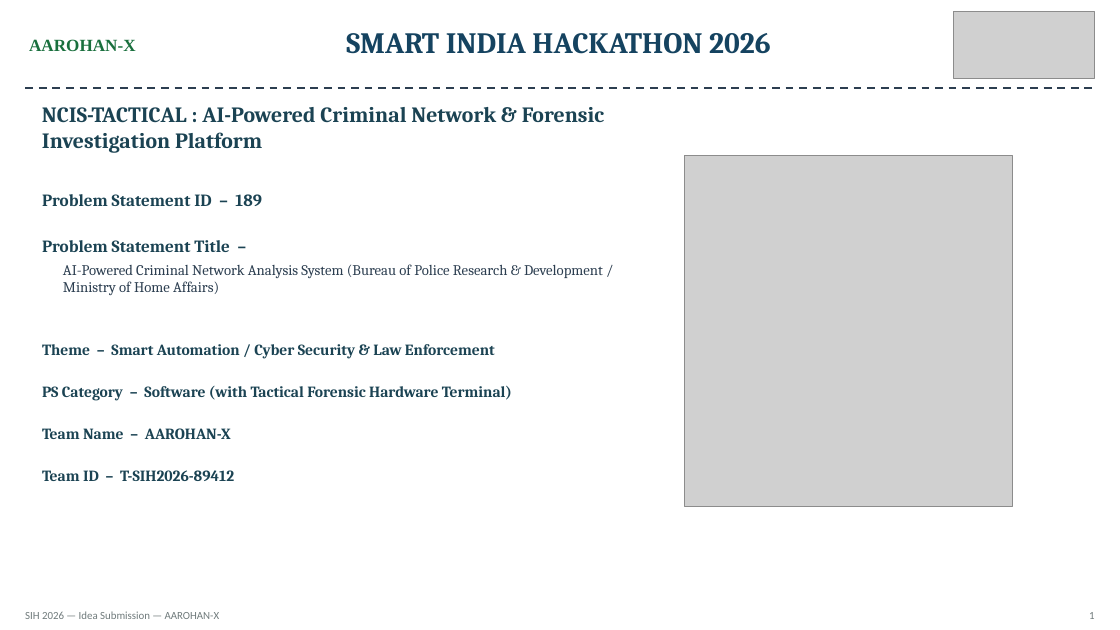
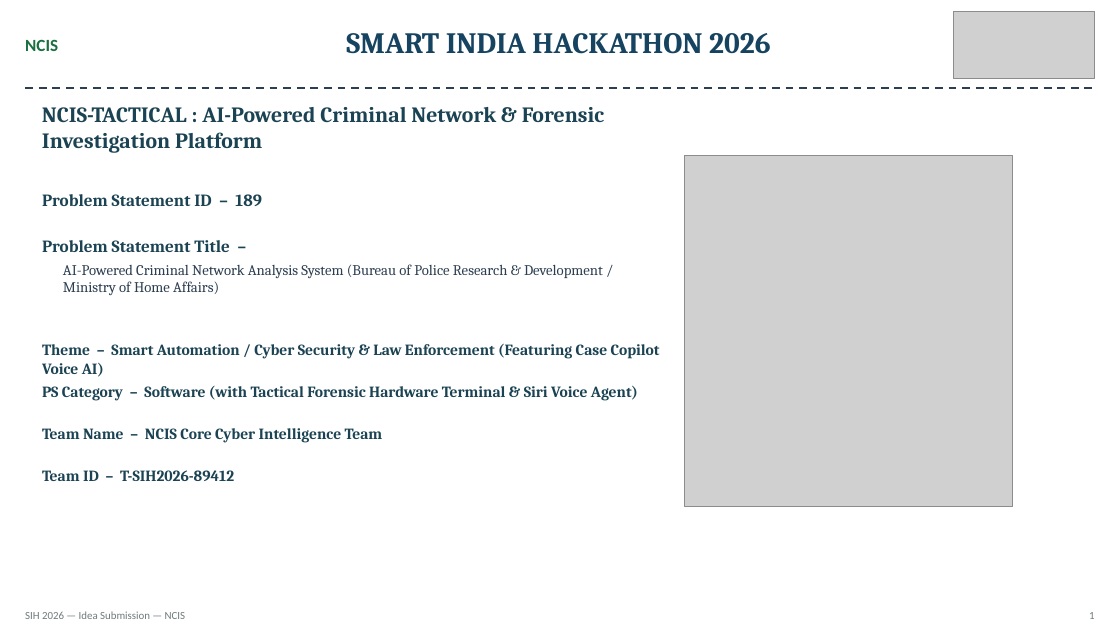
Before and after one commit to muhammedmaahir68-droid/cyber-kit, a slide deck: slide 1 of presentation/SIH_Ideate_Template_AAROHAN-X.pptx. Drawn at 1120x630 pixels with LibreOffice and Linux fonts; fonts in the diff are those of the drawing; grey boxes stand for pictures. Boxes give left, top, right and bottom in pixels: in the first picture for what was removed or moved away, otherwise in the second. Text is boxed around its words. In the diff, an @@ line names an element or a change of style, - is before the commit and + after.

Commit message:
docs: Update 6-slide PPTX, Master Presentation Script, and Operations Manual with Case Copilot and SIH26150

```diff
--- a/presentation/SIH_Ideate_Template_AAROHAN-X.pptx
+++ b/presentation/SIH_Ideate_Template_AAROHAN-X.pptx
@@ text at box(25, 39, 58, 51): text changed; font Times New Roman to Calibri @@
-AAROHAN-X
+NCIS
@@ text at box(42, 344, 660, 377): text changed @@
-Theme – Smart Automation / Cyber Security & Law Enforcement
+Theme – Smart Automation / Cyber Security & Law Enforcement (Featuring Case Copilot Voice AI)
@@ text at box(42, 386, 638, 401): text changed @@
-PS Category – Software (with Tactical Forensic Hardware Terminal)
+PS Category – Software (with Tactical Forensic Hardware Terminal & Siri Voice Agent)
@@ text at box(42, 428, 383, 443): text changed @@
-Team Name – AAROHAN-X
+Team Name – NCIS Core Cyber Intelligence Team
@@ text at box(25, 611, 186, 619): text changed @@
-SIH 2026 — Idea Submission — AAROHAN-X
+SIH 2026 — Idea Submission — NCIS
```
Also in this commit, not shown: 5 other slides changed, 5 other files.
